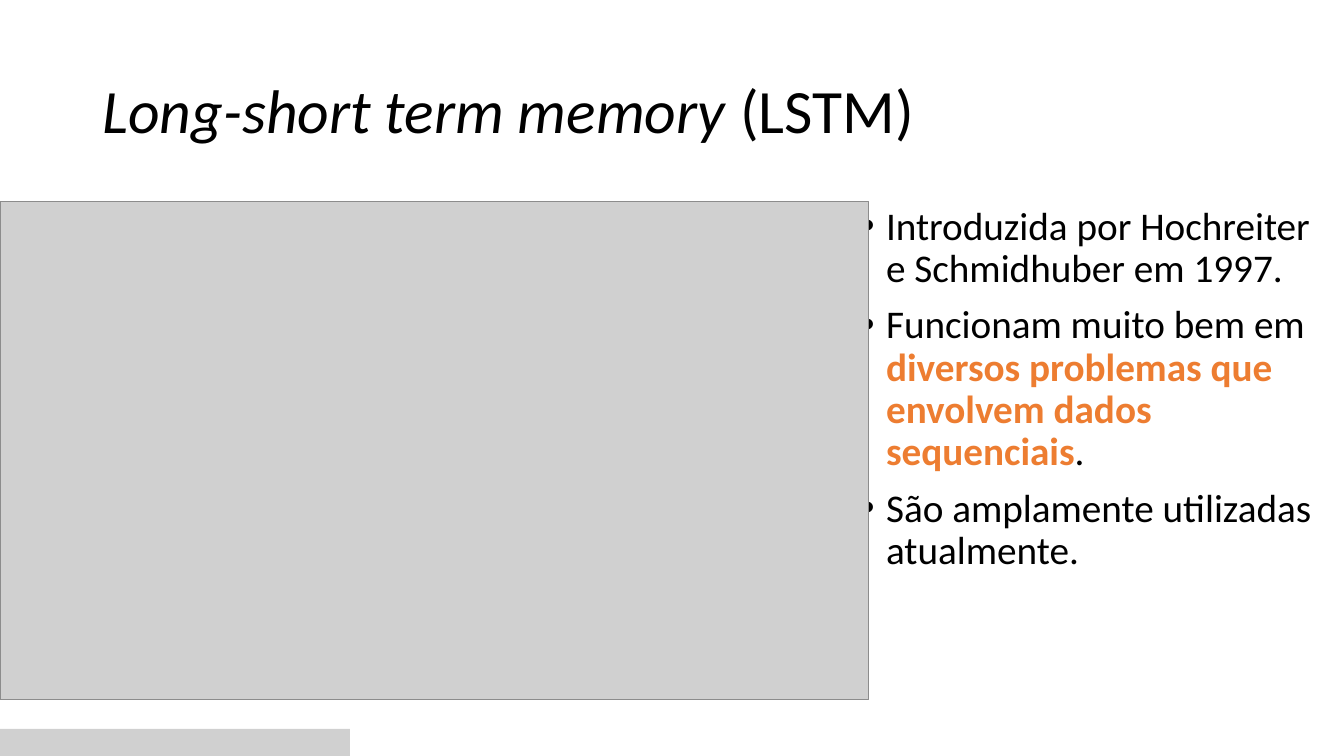
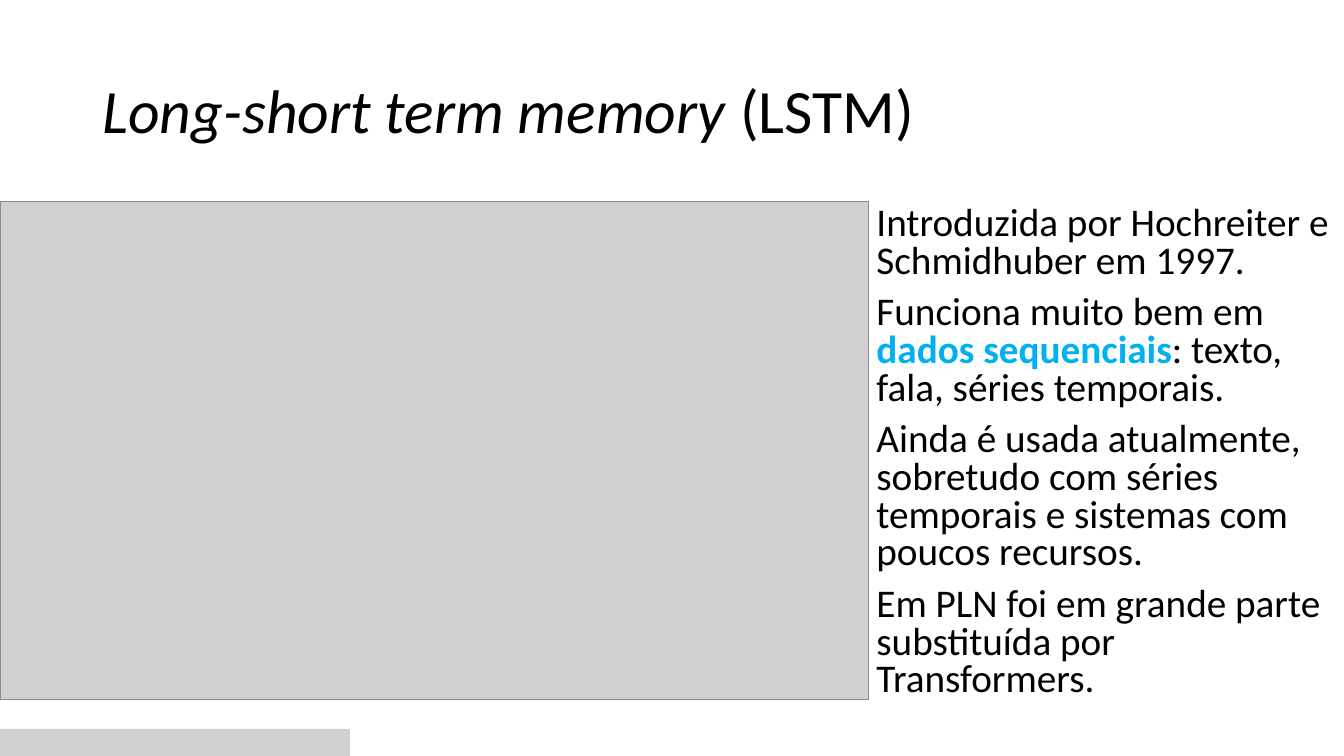
Before and after one commit to zz4fap/c24_inteligencia_artificial, a slide deck: slide 41 of slides/C24_RNN.pptx. Drawn at 1344x756 pixels with LibreOffice and Linux fonts; fonts in the diff are those of the drawing; grey boxes stand for pictures. Boxes give left, top, right and bottom in pixels: in the first picture for what was removed or moved away, otherwise in the second. Text is boxed around its words. In the diff, an @@ line names an element or a change of style, - is before the commit and + after.

```diff
--- a/slides/C24_RNN.pptx
+++ b/slides/C24_RNN.pptx
@@ text "Introduzida por Hochreiter e Schmidhuber ...": place and size @@
-text "Introduzida por Hochreiter e Schmidhuber ..." at <box>886,212,1312,565</box>
+text "Introduzida por Hochreiter e Schmidhuber ..." at <box>876,208,1328,693</box>
@@ text at <box>876,208,1328,275</box>: line spacing 0.9 to 0.8 @@
@@ text at <box>876,297,1320,693</box>: text changed @@
-• Funcionam muito bem em diversos problemas que envolvem dados sequenciais.
-• São amplamente utilizadas atualmente.
+• Funciona muito bem em dados sequenciais: texto, fala, séries temporais.
+• Ainda é usada atualmente, sobretudo com séries temporais e sistemas com poucos recursos.
+• Em PLN foi em grande parte substituída por Transformers.
```
Also in this commit, not shown: 13 other slides changed, 1 slide added, 1 other file.
